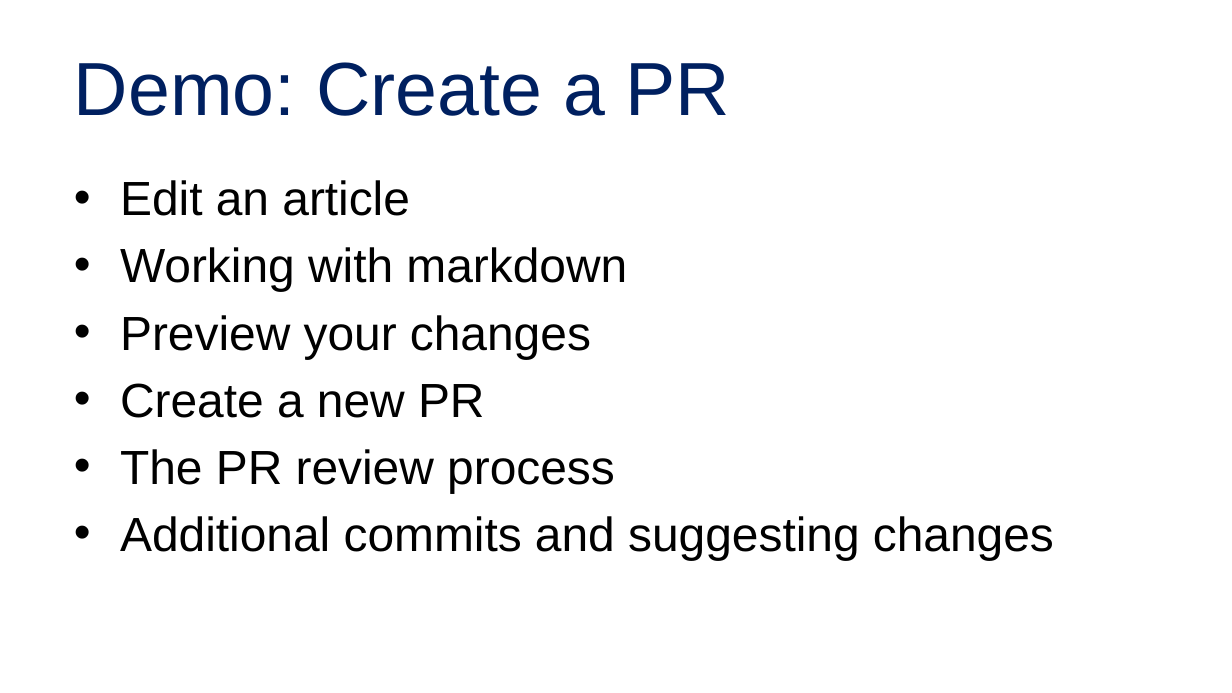
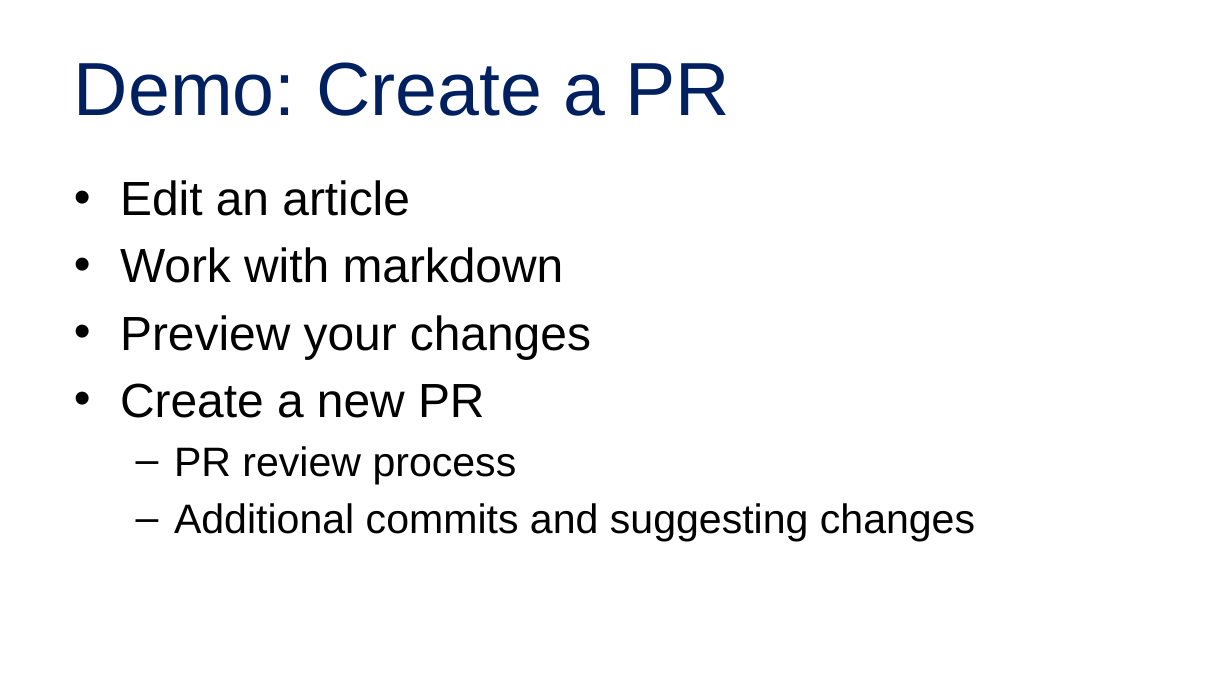
Before and after one commit to alvinashcraft/speaking, a slide deck: slide 13 of 2025/1116_VSLiveOrlando/Contributing to Learn/VSLive Orlando 25 - Become a MS Learn Contributor_AlvinAshcraft.pptx. Drawn at 1232x693 pixels with LibreOffice and Linux fonts; fonts in the diff are those of the drawing; background and template pictures are left out. Boxes give left, top, right and bottom in pixels: in the first picture for what was removed or moved away, otherwise in the second. Text is boxed around its words. In the diff, an @@ line names an element or a change of style, - is before the commit and + after.

```diff
--- a/2025/1116_VSLiveOrlando/Contributing to Learn/VSLive Orlando 25 - Become a MS Learn Contributor_AlvinAshcraft.pptx
+++ b/2025/1116_VSLiveOrlando/Contributing to Learn/VSLive Orlando 25 - Become a MS Learn Contributor_AlvinAshcraft.pptx
@@ text at (120, 247, 564, 283): text changed @@
-• Working with markdown
+• Work with markdown
@@ text at (174, 446, 517, 484): text changed; size 28 to 24 pt @@
-• The PR review process
+  – PR review process
@@ text at (174, 503, 975, 541): size 28 to 24 pt in "Additional commits and suggesting changes"; bullet • to –; list level 1 to 2 in "Additional commits and suggesting changes" @@
```
Also in this commit, not shown: 14 other slides changed.
